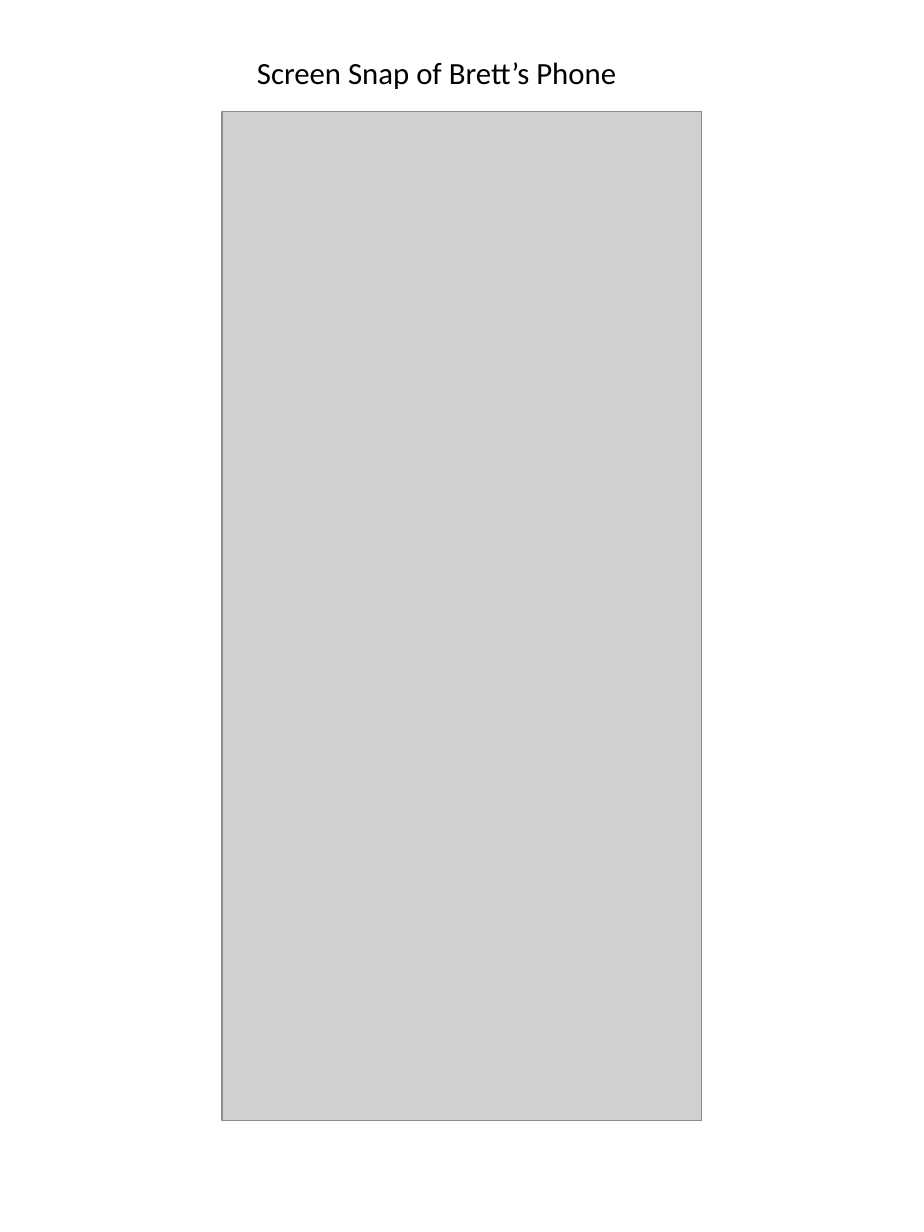
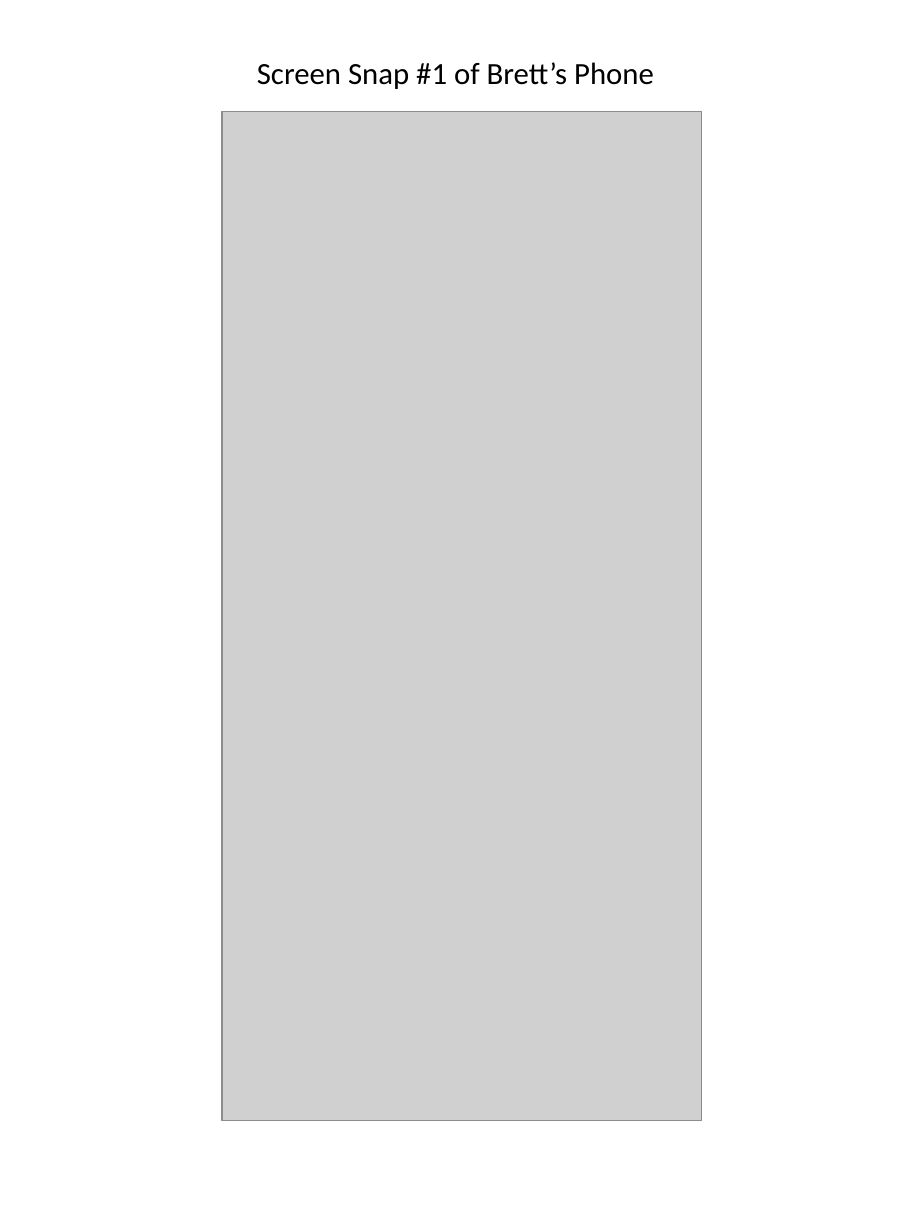
Before and after one commit to nbk5876/nbk5876.github.io, a slide deck: slide 3 of image/howToPost.pptx. Drawn at 924x1232 pixels with LibreOffice and Linux fonts; fonts in the diff are those of the drawing; grey boxes stand for pictures. Boxes give left, top, right and bottom in pixels: in the first picture for what was removed or moved away, otherwise in the second. Text is boxed around its words. In the diff, an @@ line names an element or a change of style, - is before the commit and + after.

```diff
--- a/image/howToPost.pptx
+++ b/image/howToPost.pptx
@@ text at (x1=257, y1=62, x2=654, y2=89): text changed @@
-Screen Snap of Brett’s Phone
+Screen Snap #1 of Brett’s Phone
```
Also in this commit, not shown: 2 other slides changed, 1 slide added, 1 other file.
